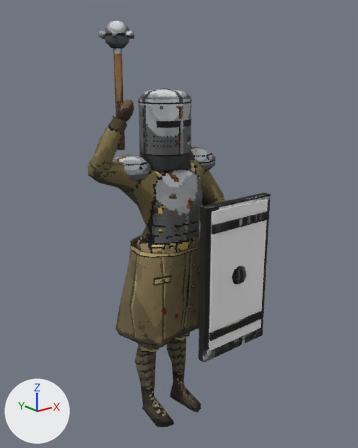
Two versions of the glTF model client/assets/units/shield.glb, one commit apart.
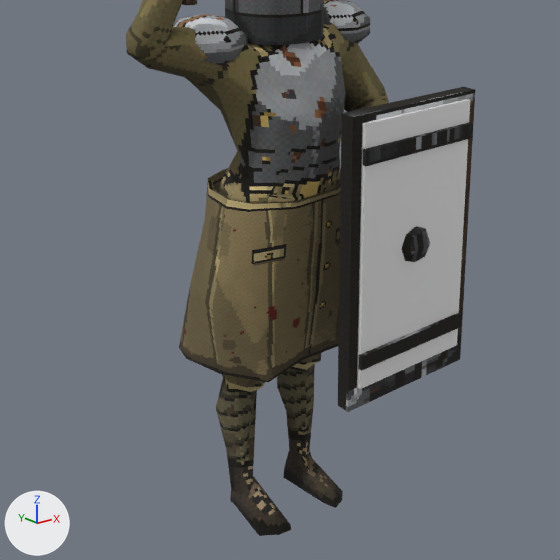
There are two pictures of each version: one whole from a 50 mm lens placed at (-0.855, -1.139, 1.091), pointed at (0.01, -0.059, 0.659), one close up on the part from 6% to 88% of the width and 33% to 98% of the height. Lighting does not change. The marker at lower left points along +X, +Y and +Z. The older version's two pictures come first. Vertices at exactly the same position are counted once.

The first close-up shows 'Accent', 'Body', 'Coat', 'Helmet', 'Shield' and 1 more.
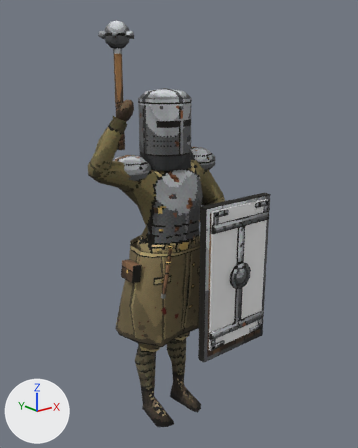
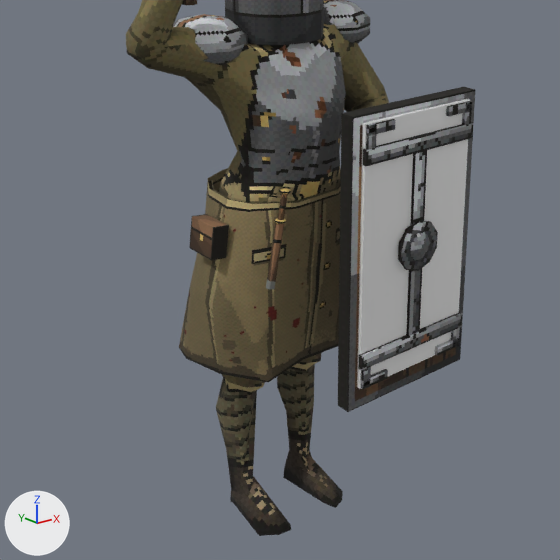
Where the change shows, as pixel boxes [x1, y1, x2, y2] in the close-ups (560 x 560 px):
'Hip', added: after [189, 188, 291, 290]
part 1 of me_shield, added: after [406, 150, 427, 336]
part 2 of me_shield, added: after [398, 220, 438, 271]
part 3 of me_shield, added: after [361, 369, 388, 389]
part 4 of me_shield, added: after [361, 367, 371, 389]
part 5 of me_shield, added: after [366, 119, 396, 136]
part 6 of me_shield, added: after [366, 123, 377, 149]
part 7 of me_shield, added: after [435, 339, 459, 356]
part 8 of me_shield, added: after [451, 328, 460, 348]
part 9 of me_shield, added: after [446, 103, 472, 116]
part 10 of me_shield, added: after [462, 101, 472, 125]
part 11 of me_shield, surface changed (lighter): [343, 89, 475, 412] in both

What changed in the scene script:
```text
Add img_shield_hip:
    img_shield_hip = load_image('shield-Hip', '_unpacked/shield-Hip', 128, 128, 'sRGB')
Add mat_shieldhip:
    mat_shieldhip = principled_material('shieldHip')
    mat_shieldhip.texture = img_shield_hip
    mat_shieldhip.roughness = 1.0
Change me_shield:
    used by ob_shield; location = (0.0, 0.0, 0.0)
    remove me_shield.from_pydata(...)  # 50 vertices, 84 faces; spans x -0.016..0.233, y -0.228..-0.182, z 0.28..0.743
    add me_shield.from_pydata(...)  # 142 vertices, 228 faces; spans x -0.016..0.233, y -0.228..-0.182, z 0.28..0.743
    me_shield part 1: a new loose piece, a box spanning x 0.0965..0.1203, y -0.2177..-0.2118, z 0.3746..0.6713, in mat_shieldshield (picture img_shield_shield)
    me_shield part 2: a new loose piece, a 10-sided cylinder along y spanning x 0.07..0.1468, y -0.2213..-0.2153, z 0.4826..0.5633, in mat_shieldshield (picture img_shield_shield)
    me_shield part 3: a new loose piece, a box spanning x 0.0031..0.0535, y -0.2177..-0.2118, z 0.3171..0.3313, in mat_shieldshield (picture img_shield_shield)
    me_shield part 4: a new loose piece, a box spanning x 0.0034..0.0176, y -0.2177..-0.2118, z 0.3168..0.3672, in mat_shieldshield (picture img_shield_shield)
    me_shield part 5: a new loose piece, a box spanning x 0.0031..0.0535, y -0.2177..-0.2118, z 0.7146..0.7289, in mat_shieldshield (picture img_shield_shield)
    me_shield part 6: a new loose piece, a box spanning x 0.0034..0.0176, y -0.2177..-0.2118, z 0.6787..0.7292, in mat_shieldshield (picture img_shield_shield)
    me_shield part 7: a new loose piece, a box spanning x 0.1633..0.2137, y -0.2177..-0.2118, z 0.3171..0.3313, in mat_shieldshield (picture img_shield_shield)
    me_shield part 8: a new loose piece, a box spanning x 0.1992..0.2134, y -0.2177..-0.2118, z 0.3168..0.3672, in mat_shieldshield (picture img_shield_shield)
    me_shield part 9: a new loose piece, a box spanning x 0.1633..0.2137, y -0.2177..-0.2118, z 0.7146..0.7289, in mat_shieldshield (picture img_shield_shield)
    me_shield part 10: a new loose piece, a box spanning x 0.1992..0.2134, y -0.2177..-0.2118, z 0.6787..0.7292, in mat_shieldshield (picture img_shield_shield)
    me_shield part 11: 84 kept faces spanning x -0.016..0.233, y -0.228..-0.182, z 0.28..0.743 get new texture (UV) coordinates
Add me_hip:
    me_hip.from_pydata(...)  # 52 vertices, 84 faces; spans x -0.1579..-0.045, y -0.1215..0.0, z 0.4726..0.6163
    me_hip.materials.append(mat_shieldhip)  # picture img_shield_hip
Add ob_hip:
    ob_hip = bpy.data.objects.new('Hip', me_hip)
    ob_hip.location = (0.0, 0.0, 0.0)
```
